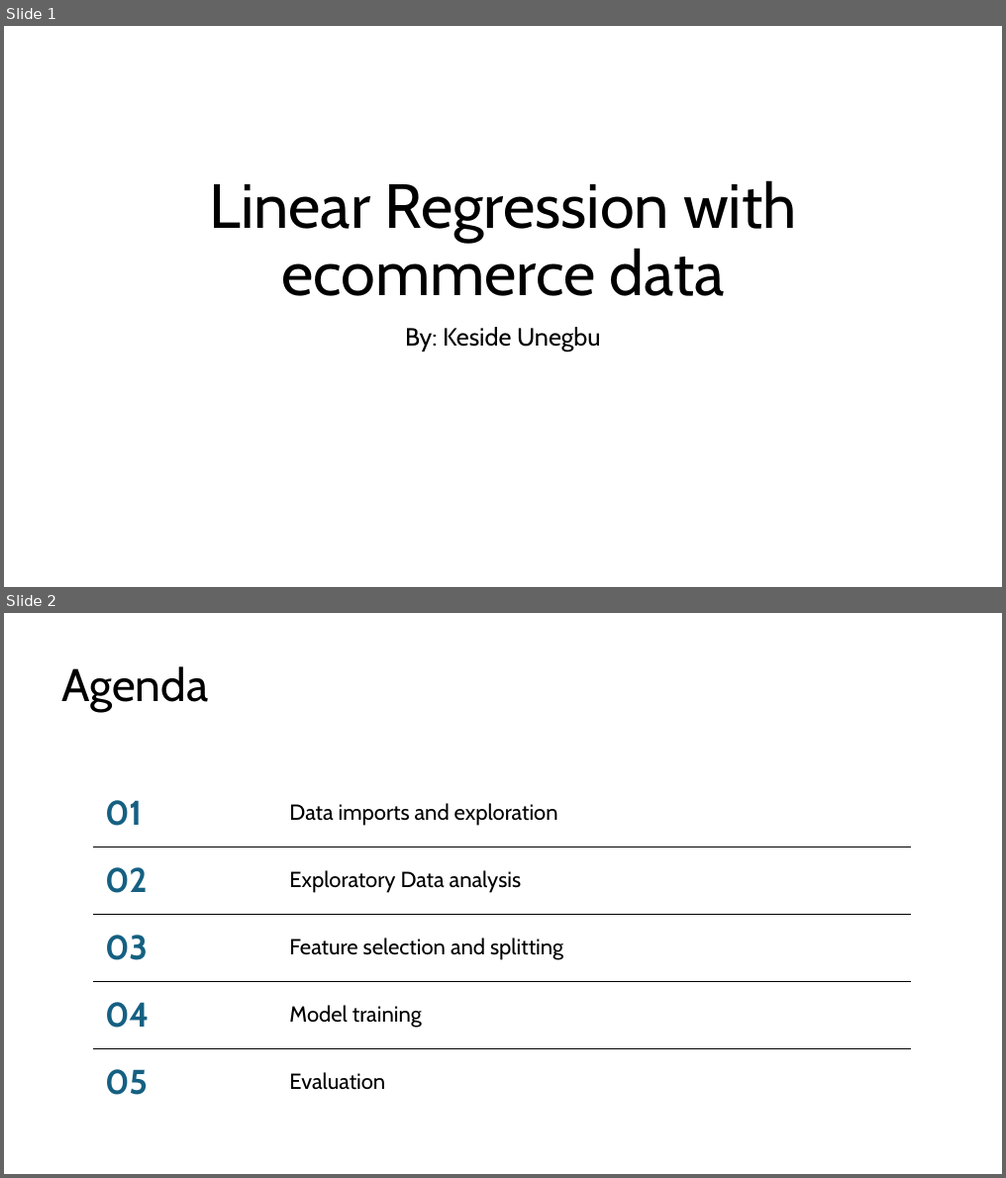
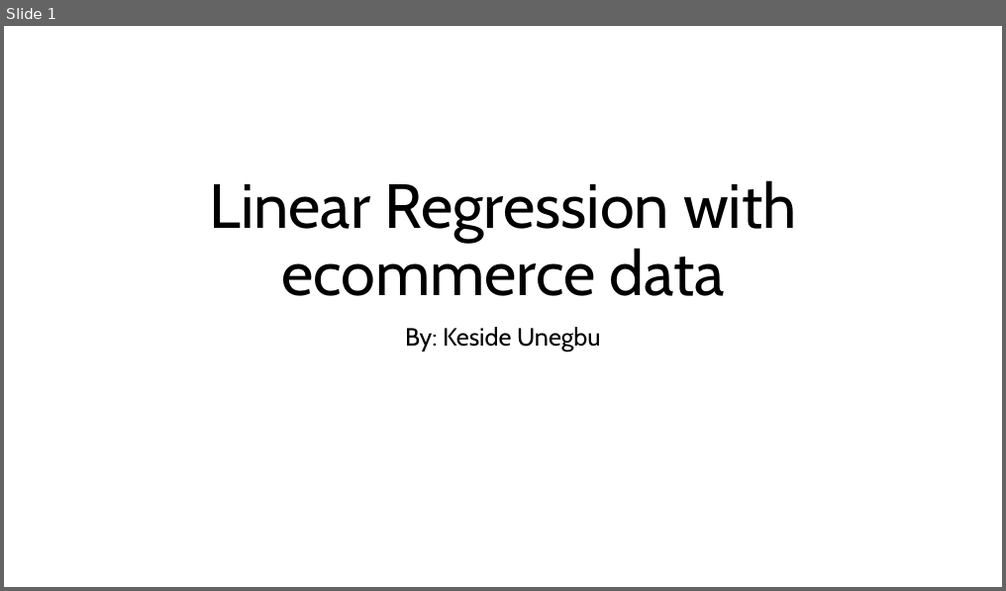
Before and after one commit to kesideunegbu/economics-data-project, a slide deck: Linear Regression with ecommerce data.pptx. Shown one above the other, each under a label of ours: slides 1 and 2 before the commit, slide 1 after it. The pictures are 1006x1178 and 1006x591 pixels, drawn with LibreOffice and Linux fonts; fonts in the diff are those of the drawing. Boxes give left, top, right and bottom in pixels: in the first picture for what was removed or moved away, otherwise in the second. Text is boxed around its words. In the diff, an @@ line names an element or a change of style, - is before the commit and + after.

```diff
--- a/Linear Regression with ecommerce data.pptx
+++ b/Linear Regression with ecommerce data.pptx
@@ slide 2 removed at <box>4,613,1002,1174</box>, background #FFFFFF @@
@@ title removed at <box>61,666,208,711</box> @@
-Agenda
@@ table removed at <box>94,779,912,1116</box>, 5 rows, 2 columns @@
-01 | Data imports and exploration
-02 | Exploratory Data analysis
-03 | Feature selection and splitting
-04 | Model training
-05 | Evaluation
```
Also in this commit, not shown: 6 slides added, 1 other file.
